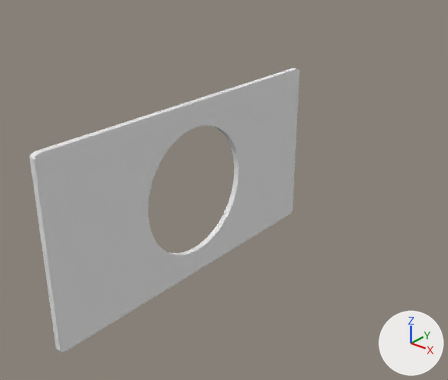
The Blender file Blender/Blender blend files/Hole Wall/hole_wall.blend as it was, and as the next commit left it.
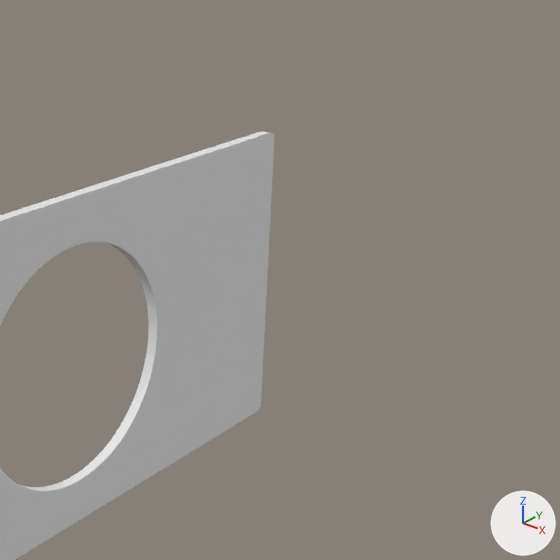
Each version is shown whole from a camera (50 mm lens) standing at (2.41, -2.61, 1.62) and looking at (-0.26, 0.6, -0.28), then close up on the part from 35% to 100% of the width and 0% to 77% of the height. Lighting does not change. The marker at lower right points along +X, +Y and +Z.

Script lines for the objects in view, before the commit:
```python
me_cube = bpy.data.meshes.new('Cube')
me_cube.from_pydata(...)  # 896 vertices, 896 faces; spans x -0.02..0.02, y -1.11..1.11, z -0.57..0.57
me_cube.materials.append(mat_material)  # white #e7e7e7
ob_cube = bpy.data.objects.new('Cube', me_cube)
ob_cube.location = (0.0, 0.0, 0.0)
```
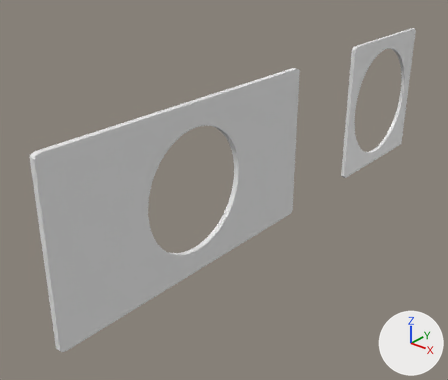
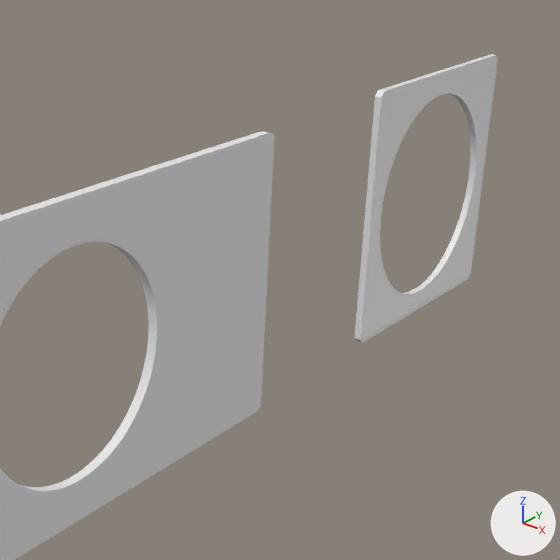
Boxes [x1, y1, x2, y2] around the edits, measured in the close-ups (560 x 560 px):
'Cube.001', added
    after: [354, 54, 498, 343]

What the commit changed:
Mesh me_cube_005 is new.
It has 148 vertices, 86 faces and spans x -0.25..0.25, y -0.97..0.98, z -0.94..1.0.
Object 'Cube.001' (ob_cube_001) is new; it shows me_cube_005.
Its location is (0.0, 2.487, 0.0).
Its scale is (0.0726, 0.589, 0.589).
It gains a BEVEL modifier named 'Bevel'.
Modifier setting: limit_method = 'NONE'.
Modifier setting: spread = 0.0.
